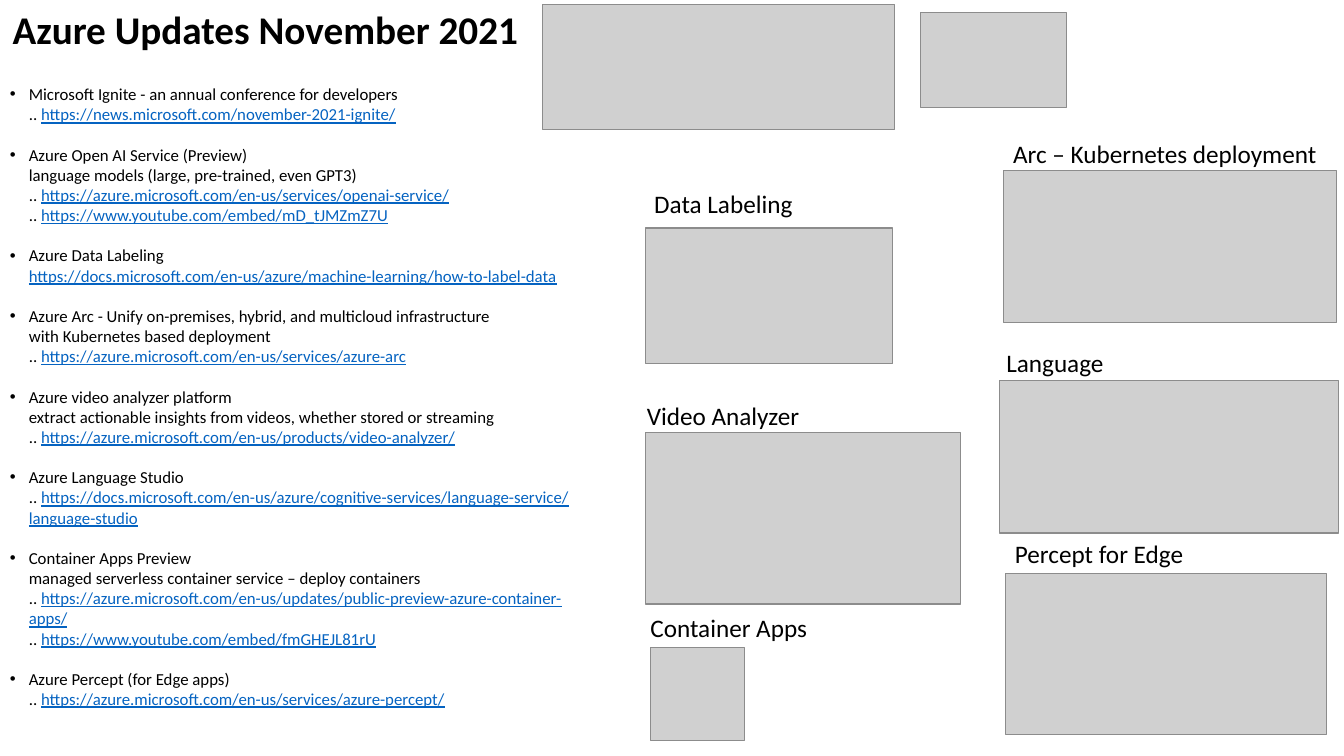
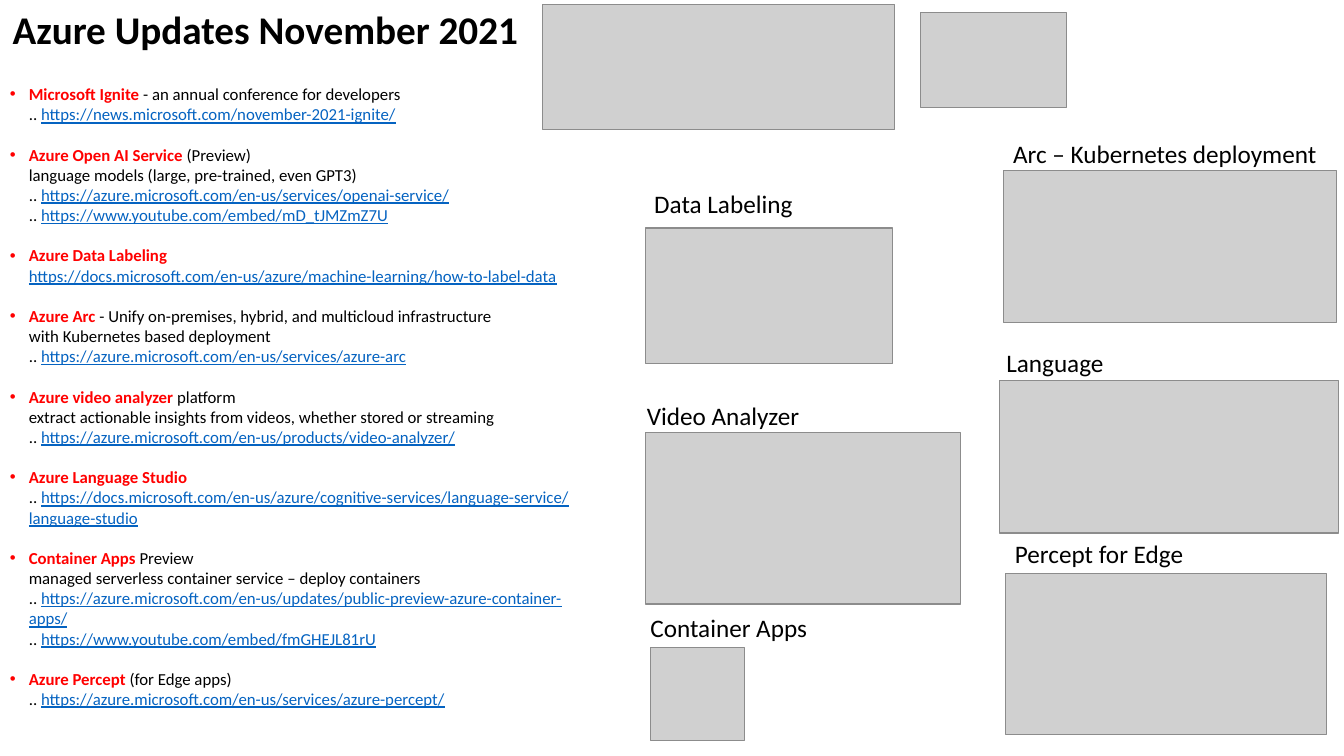
Before and after one commit to lselector/data_architect, a slide deck: slide 3 of DA_13_miscellaneous.pptx (slide 1 before the commit). Drawn at 1344x756 pixels with LibreOffice and Linux fonts; fonts in the diff are those of the drawing; grey boxes stand for pictures. Boxes give left, top, right and bottom in pixels: in the first picture for what was removed or moved away, otherwise in the second. Text is boxed around its words. In the diff, an @@ line names an element or a change of style, - is before the commit and + after.

```diff
--- a/DA_13_miscellaneous.pptx
+++ b/DA_13_miscellaneous.pptx
@@ text "Microsoft Ignite - an annual ..." at (x1=29, y1=88, x2=568, y2=708): text colour #000000 to #FF0000, bold on in "Microsoft Ignite", "Azure Open AI Service", "Azure Data Labeling", "Azure Arc" and 4 more places @@
```
Also in this commit, not shown: 1 other slide changed, 1 other file.
